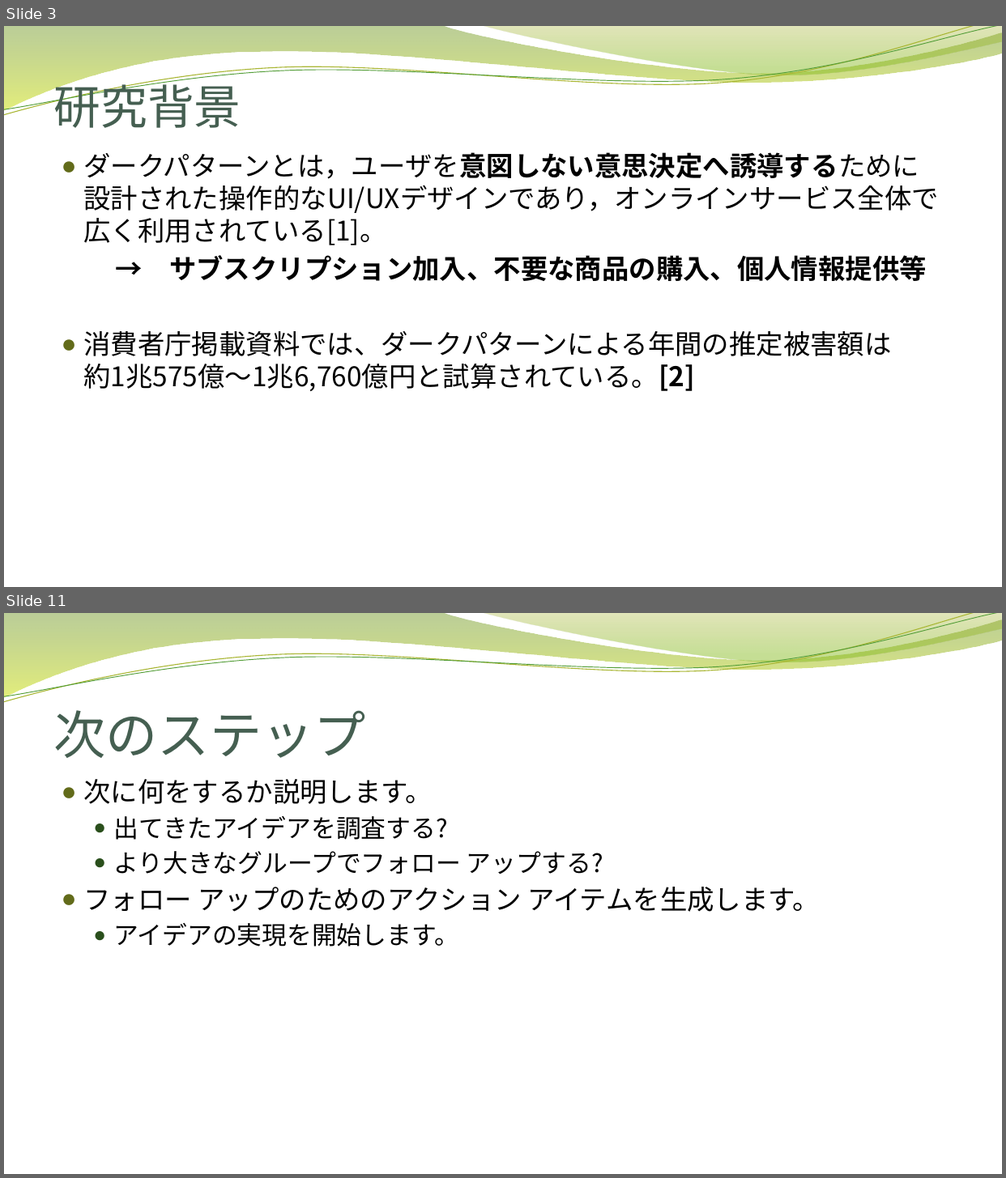
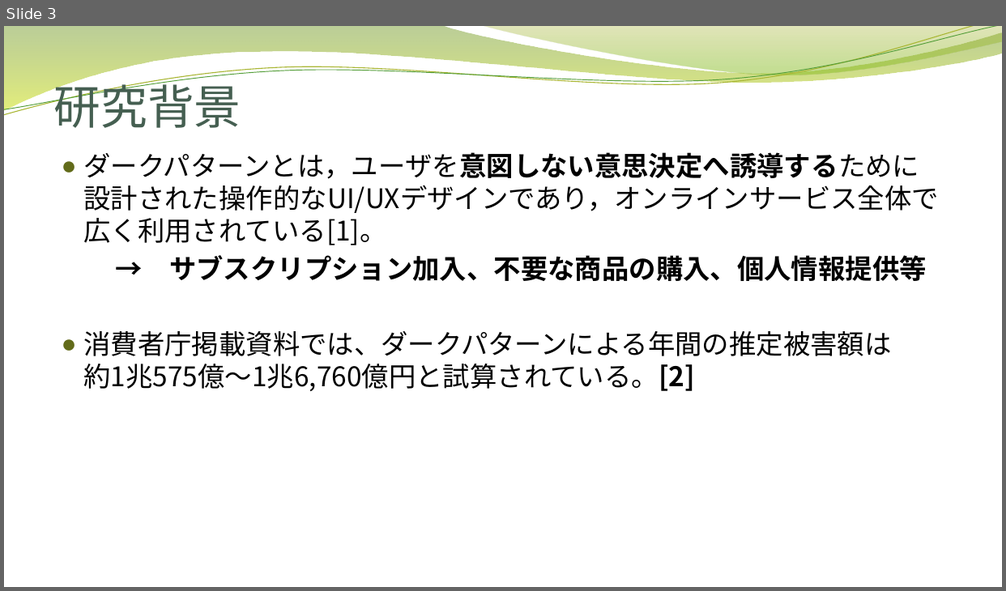
Before and after one commit to nishinekoma/graduate-school, a slide deck: 自身の研究/大学院での研究/修士論文進捗発表.pptx. Shown one above the other, each under a label of ours: slides 3 and 11 before the commit, slide 3 after it; the slides between them are not shown. The pictures are 1006x1178 and 1006x591 pixels, drawn with LibreOffice and Linux fonts; fonts in the diff are those of the drawing; background and template pictures are left out. Boxes give left, top, right and bottom in pixels: in the first picture for what was removed or moved away, otherwise in the second. Text is boxed around its words. In the diff, an @@ line names an element or a change of style, - is before the commit and + after.

```diff
--- a/自身の研究/大学院での研究/修士論文進捗発表.pptx
+++ b/自身の研究/大学院での研究/修士論文進捗発表.pptx
@@ slide 11 removed at bbox=[4, 613, 1002, 1174], background picture (left out); not listed: 4 template elements that a slide beside it also shows @@
@@ title removed at bbox=[54, 710, 366, 758] @@
-次のステップ
@@ text removed at bbox=[83, 779, 820, 947] @@
-● 次に何をするか説明します。
-  ● 出てきたアイデアを調査する?
-  ● より大きなグループでフォロー アップする?
-● フォロー アップのためのアクション アイテムを生成します。
-  ● アイデアの実現を開始します。
```
Also in this commit, not shown: 3 slides changed, 2 slides added, 4 other slides removed.
